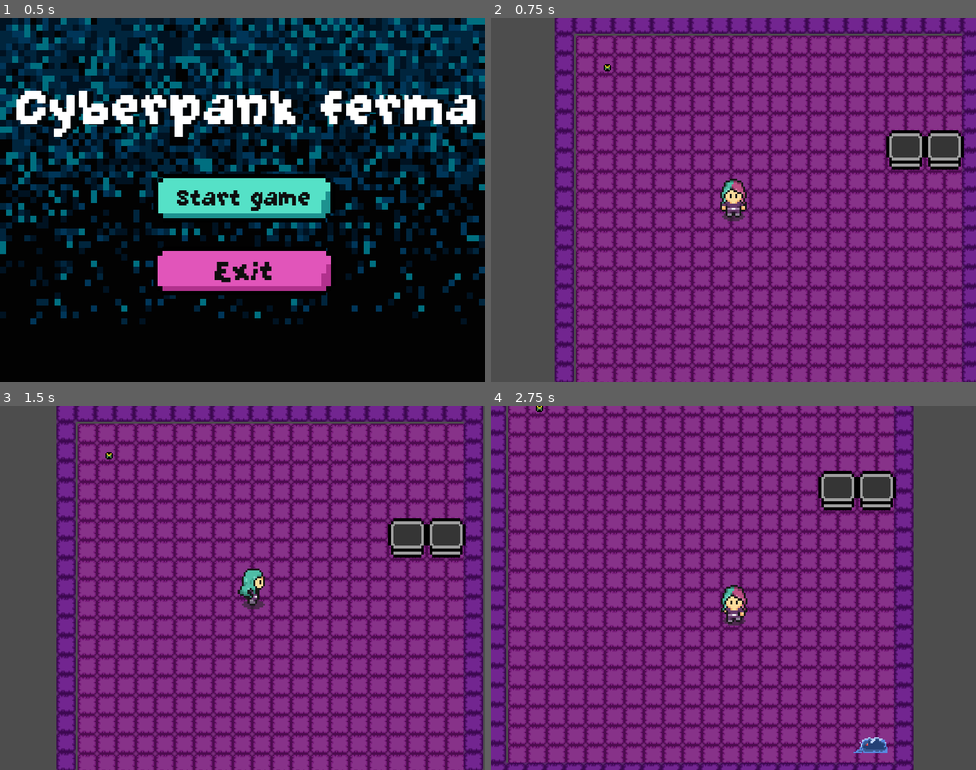
Above: before the commit, frames 1-4 (two rows, left to right).
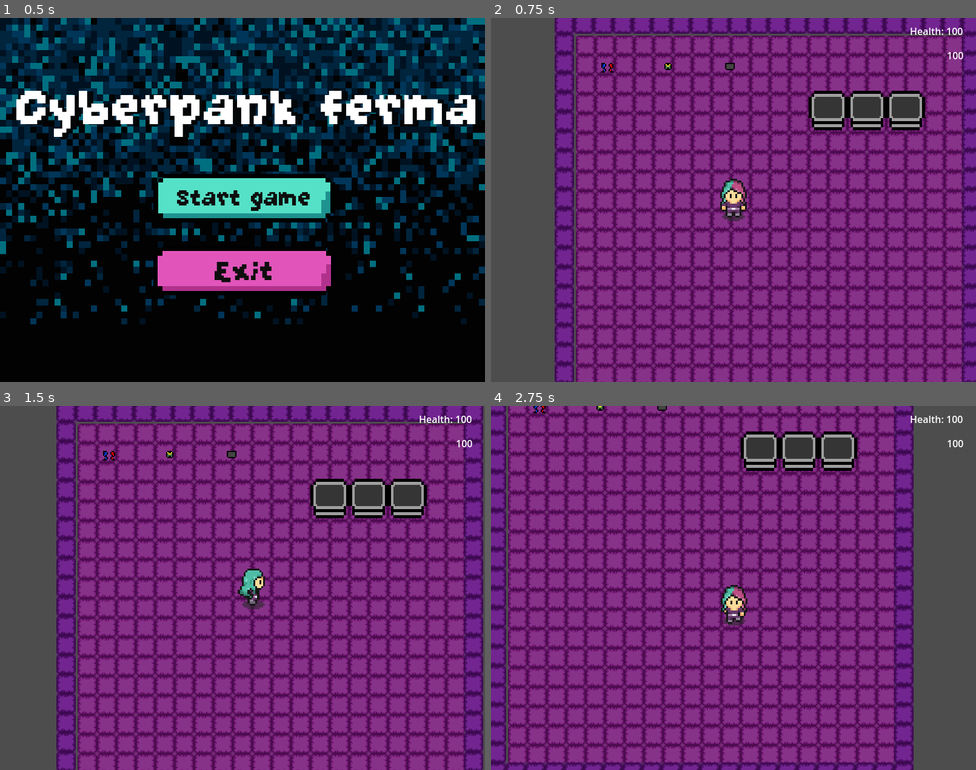
Above: after the commit, the same moments.

Repository: Oxy083612/sandbox-gamejam
Game: Godot game, scene res://scenes/ui/menu/main_menu.tscn
Two runs of this game, one before a commit and one after it. Both use one fixed random seed, a clock stepped at 60 frames per second and the inputs below.
Inputs (mouse positions are in pixels of both pictures, inside the frame that each line leads up to):
- Up to frame 1 (0.5 s): no input
- Up to frame 2 (0.75 s): click "Start game" at 0.5 s
- Up to frame 3 (1.5 s): tap Enter at 1.25 s; move the mouse to (349, 569) at 1.27 s; hold D (move_right) from 1.28 s (still down); tap E (interaction) at 1.35 s; click (349, 569) at 1.42 s
- Up to frame 4 (2.75 s): move the mouse to (636, 606) at 2.02 s; release D (move_right) at 2.03 s; hold S (move_down) from 2.03 s (still down); tap E (interaction) at 2.1 s; click (636, 606) at 2.17 s

Frame 1 is identical in both runs. In frame 2, 4.2% of the frame differs, in the area x 22-98%, y 2-42%; in frame 3, 4.2%; in frame 4, 4.4%, in the area x 8-98%, y 0-96%.

Commit message:
Naprawa#2

Diff:
--- a/_autoload/GlobalTime.gd
+++ b/_autoload/GlobalTime.gd
@@ -10,27 +10,17 @@
 	night_tint.visible = false
 	timer.autostart = true
 
+func _toggle_day_night():
+	is_day = not is_day
 	if is_day:
 		night_tint.visible = false
 		print(">>> DZIEN <<<")
 		timer.start(10)
 	else:
+		day_night_changed.emit()
 		night_tint.visible = true
 		print(">>> NOC <<<")
-		timer.start(60)
-
-func _toggle_day_night():
-	is_day = not is_day
-	day_night_changed.emit()
-
-	if is_day:
-		night_tint.visible = false
-		print(">>> DZIEN <<<")
-		timer.start(10)
-	else:
-		night_tint.visible = true
-		print(">>> NOC <<<")
-		timer.start(60)
+		timer.start(5)
 
 func _on_timer_timeout() -> void:
 	_toggle_day_night()
--- a/_autoload/GlobalTime.tscn
+++ b/_autoload/GlobalTime.tscn
@@ -14,7 +14,7 @@
 color = Color(0.101960786, 0, 0.24705882, 0.34509805)
 
 [node name="Timer" type="Timer" parent="."]
-wait_time = 2.0
+wait_time = 15.0
 autostart = true
 
 [connection signal="timeout" from="Timer" to="." method="_on_timer_timeout"]
--- /dev/null
+++ b/assets/ui/HUD.tscn
@@ -0,0 +1,54 @@
+[gd_scene load_steps=2 format=3 uid="uid://cvdx0jmkaf3jt"]
+
+[ext_resource type="Texture2D" uid="uid://dxq2ttrx1r6wd" path="res://assets/monetka.png" id="1_hbkq3"]
+
+[node name="HUD" type="CanvasLayer"]
+
+[node name="HealthContainer" type="MarginContainer" parent="."]
+anchors_preset = 15
+anchor_right = 1.0
+anchor_bottom = 1.0
+offset_left = -1.0
+offset_top = 10.0
+offset_right = -21.0
+offset_bottom = -567.0
+grow_horizontal = 2
+grow_vertical = 2
+size_flags_horizontal = 3
+size_flags_vertical = 3
+
+[node name="Label" type="Label" parent="HealthContainer"]
+clip_contents = true
+layout_mode = 2
+text = "Health: 100"
+horizontal_alignment = 2
+vertical_alignment = 3
+
+[node name="Gold container" type="MarginContainer" parent="."]
+anchors_preset = 15
+anchor_right = 1.0
+anchor_bottom = 1.0
+offset_top = 50.0
+offset_right = -20.0
+offset_bottom = -527.0
+grow_horizontal = 2
+grow_vertical = 2
+
+[node name="Label" type="Label" parent="Gold container"]
+layout_direction = 3
+layout_mode = 2
+text = "100"
+
+[node name="GoldIconContainer" type="MarginContainer" parent="."]
+anchors_preset = -1
+offset_left = 856.0
+offset_top = 47.0
+offset_right = 888.0
+offset_bottom = 79.0
+
+[node name="GoldIcon" type="TextureRect" parent="GoldIconContainer"]
+layout_mode = 2
+size_flags_horizontal = 0
+size_flags_vertical = 0
+texture = ExtResource("1_hbkq3")
+stretch_mode = 2
--- a/scenes/inventory/inventory.gd
+++ b/scenes/inventory/inventory.gd
@@ -16,3 +16,17 @@
 			emptySlots[0].item = item
 			emptySlots[0].amount = 1
 	update.emit()
+
+func remove_by_name(item_name: String) -> bool:
+	var matching_slots := slots.filter(
+		func(slot):
+			return slot != null and slot.item != null and slot.item.name == item_name
+	)
+	if matching_slots.is_empty():
+		return false
+	var slot: InventorySlot = matching_slots[0] as InventorySlot
+	slot.amount = max(slot.amount - 1, 0)
+	if slot.amount == 0:
+		slot.item = null
+	update.emit()
+	return true
--- a/scenes/inventory/inventory_ui.gd
+++ b/scenes/inventory/inventory_ui.gd
@@ -6,14 +6,20 @@
 
 var is_open = false
 
+signal clicked(item)
+
+
 func _ready():
+
+	for slot in slots:
+		slot.connect("clicked", _on_slot_clicked)
+
 	inventory.update.connect(update_slots)
 	update_slots()
 	close()
 
 func _process(_delta):
 	if Input.is_action_just_pressed("open_inventory"):
-		print("yo")
 		if is_open:
 			close()
 		else:
@@ -30,3 +36,8 @@
 func update_slots():
 	for i in range(min(inventory.slots.size(), slots.size())):
 		slots[i].update(inventory.slots[i])
+
+func _on_slot_clicked(item_name):
+	if item_name:
+		emit_signal("clicked", item_name)
+	return
--- a/scenes/inventory/inventory_ui.tscn
+++ b/scenes/inventory/inventory_ui.tscn
@@ -71,3 +71,5 @@
 
 [node name="Inventory_UI_slot12" parent="NinePatchRect/GridContainer" instance=ExtResource("3_8ojme")]
 layout_mode = 2
+
+[connection signal="clicked" from="." to="NinePatchRect/GridContainer/Inventory_UI_slot" method="_on_inventory_ui_clicked"]
--- a/scenes/inventory/inventory_ui_slot.gd
+++ b/scenes/inventory/inventory_ui_slot.gd
@@ -2,17 +2,26 @@
 
 @onready var item_visual: Sprite2D = $CenterContainer/Panel/item_display
 @onready var amount_text: Label = $CenterContainer/Panel/item_display/Label
+var item_name = null
+signal clicked(item_name: String)
 
 func update(slot: InventorySlot):
 	if slot == null:
 		item_visual.visible = false
 		amount_text.visible = false
+		item_name = null
 		return
 	if !slot.item:
 		item_visual.visible = false
 		amount_text.visible = false
+		item_name = null
 	else:
 		item_visual.visible = true
 		item_visual.texture = slot.item.texture
+		item_name = slot.item.name
 		amount_text.visible = true
 		amount_text.text = str(slot.amount)
+
+func _gui_input(event: InputEvent) -> void:
+	if event is InputEventMouseButton and event.pressed and event.button_index == MOUSE_BUTTON_LEFT:
+		emit_signal("clicked", item_name)
--- a/scenes/items/battery.tres
+++ /dev/null
@@ -1,10 +0,0 @@
-[gd_resource type="Resource" script_class="InvItem" load_steps=3 format=3 uid="uid://chmvgllu83w1w"]
-
-[ext_resource type="Script" uid="uid://ce20qijrxy470" path="res://scenes/item/invItem.gd" id="1_cghc8"]
-[ext_resource type="Texture2D" uid="uid://b48jmbsm2664x" path="res://icon.svg" id="2_6qmm6"]
-
-[resource]
-script = ExtResource("1_cghc8")
-name = "battery"
-texture = ExtResource("2_6qmm6")
-metadata/_custom_type_script = "uid://ce20qijrxy470"
--- /dev/null
+++ b/scenes/items/cables.tres
@@ -0,0 +1,10 @@
+[gd_resource type="Resource" script_class="InvItem" load_steps=3 format=3 uid="uid://dh5pymbrxqmht"]
+
+[ext_resource type="Script" uid="uid://ce20qijrxy470" path="res://scenes/item/invItem.gd" id="1_tuvd6"]
+[ext_resource type="Texture2D" uid="uid://dsu2ijbg18kf" path="res://assets/items/ikonka_kable.png" id="2_rs1vs"]
+
+[resource]
+script = ExtResource("1_tuvd6")
+name = "cables"
+texture = ExtResource("2_rs1vs")
+metadata/_custom_type_script = "uid://ce20qijrxy470"
--- /dev/null
+++ b/scenes/items/sd.tres
@@ -0,0 +1,10 @@
+[gd_resource type="Resource" script_class="InvItem" load_steps=3 format=3 uid="uid://hw6u6kuqr6m8"]
+
+[ext_resource type="Script" uid="uid://ce20qijrxy470" path="res://scenes/item/invItem.gd" id="1_7e4fd"]
+[ext_resource type="Texture2D" uid="uid://whpc6jy7jkyv" path="res://assets/items/ikonka_karta_sd.png" id="2_3til4"]
+
+[resource]
+script = ExtResource("1_7e4fd")
+name = "sd"
+texture = ExtResource("2_3til4")
+metadata/_custom_type_script = "uid://ce20qijrxy470"
--- a/scenes/items/seed_cable.tres
+++ /dev/null
@@ -1,10 +0,0 @@
-[gd_resource type="Resource" script_class="InvItem" load_steps=3 format=3 uid="uid://dp6tjebkyr6ml"]
-
-[ext_resource type="Script" uid="uid://ce20qijrxy470" path="res://scenes/item/invItem.gd" id="1_4dctb"]
-[ext_resource type="Texture2D" uid="uid://dsu2ijbg18kf" path="res://assets/items/ikonka_kable.png" id="2_v3gnx"]
-
-[resource]
-script = ExtResource("1_4dctb")
-name = "cable"
-texture = ExtResource("2_v3gnx")
-metadata/_custom_type_script = "uid://ce20qijrxy470"
--- /dev/null
+++ b/scenes/items/seed_cables.tres
@@ -0,0 +1,10 @@
+[gd_resource type="Resource" script_class="InvItem" load_steps=3 format=3 uid="uid://dp6tjebkyr6ml"]
+
+[ext_resource type="Script" uid="uid://ce20qijrxy470" path="res://scenes/item/invItem.gd" id="1_svqa7"]
+[ext_resource type="Texture2D" uid="uid://pvrmhcyj45h7" path="res://assets/items/nasionko_kable.png" id="2_svqa7"]
+
+[resource]
+script = ExtResource("1_svqa7")
+name = "seed_cables"
+texture = ExtResource("2_svqa7")
+metadata/_custom_type_script = "uid://ce20qijrxy470"
--- a/scenes/items/seed_pendrive.tres
+++ b/scenes/items/seed_pendrive.tres
@@ -1,10 +1,10 @@
 [gd_resource type="Resource" script_class="InvItem" load_steps=3 format=3 uid="uid://dwdejby24hoja"]
 
 [ext_resource type="Script" uid="uid://ce20qijrxy470" path="res://scenes/item/invItem.gd" id="1_fkat8"]
-[ext_resource type="Texture2D" uid="uid://v2ojidp6kxki" path="res://assets/items/nasionko_usb.png" id="2_e0qt3"]
+[ext_resource type="Texture2D" uid="uid://dcppgl67xh1e" path="res://assets/items/nasionko_karta_sd.png" id="2_e0qt3"]
 
 [resource]
 script = ExtResource("1_fkat8")
-name = "usb"
+name = "seed_sd"
 texture = ExtResource("2_e0qt3")
 metadata/_custom_type_script = "uid://ce20qijrxy470"
--- a/scenes/items/seed_sd.tres
+++ b/scenes/items/seed_sd.tres
@@ -1,10 +1,10 @@
 [gd_resource type="Resource" script_class="InvItem" load_steps=3 format=3 uid="uid://dh4ve8vtgwy7b"]
 
 [ext_resource type="Script" uid="uid://ce20qijrxy470" path="res://scenes/item/invItem.gd" id="1_nbdur"]
-[ext_resource type="Texture2D" uid="uid://dcppgl67xh1e" path="res://assets/items/nasionko_karta_sd.png" id="2_3pi2s"]
+[ext_resource type="Texture2D" uid="uid://v2ojidp6kxki" path="res://assets/items/nasionko_usb.png" id="2_3pi2s"]
 
 [resource]
 script = ExtResource("1_nbdur")
-name = "sd"
+name = "seed_usb"
 texture = ExtResource("2_3pi2s")
 metadata/_custom_type_script = "uid://ce20qijrxy470"
--- /dev/null
+++ b/scenes/items/usb.tres
@@ -0,0 +1,10 @@
+[gd_resource type="Resource" script_class="InvItem" load_steps=3 format=3 uid="uid://dw5f804famga7"]
+
+[ext_resource type="Script" uid="uid://ce20qijrxy470" path="res://scenes/item/invItem.gd" id="1_p0xlj"]
+[ext_resource type="Texture2D" uid="uid://bupjcp6kq724i" path="res://assets/items/ikonka_usb.png" id="2_mte7c"]
+
+[resource]
+script = ExtResource("1_p0xlj")
+name = "usb"
+texture = ExtResource("2_mte7c")
+metadata/_custom_type_script = "uid://ce20qijrxy470"
--- a/scenes/plants/plant.gd
+++ b/scenes/plants/plant.gd
@@ -1,45 +1,91 @@
-class_name Plant  # <--- BEST PRACTICE: Gives your node a strict type
 extends Node2D
+
+class_name Plant
 
 @onready var sprite = $AnimatedSprite2D
 @onready var area_2d = $Area2D
 @onready var label = $Label
 
-var current_stage: int = 0
+const MAX_STAGE = 4
+var current_stage: int = -1
 var is_harvestable: bool = false
+var is_player_in_area: bool = false
+var playerBody: Player = null
 
 func _ready():
-	print("uaua")
 	GlobalTime.connect("day_night_changed", _update_growth)
 	label.visible = false
 	sprite.play("empty")
 	sprite.pause()
 
+func _process(_delta):
+	if is_player_in_area:
+		label_logic()
+
 func _update_growth():
-	if(sprite.animation == "empty"):
-		pass
-	if current_stage < 3:
+	print("CURRENT STAGE: " + str(current_stage))
+
+
+	if current_stage < MAX_STAGE and current_stage >= 0:
 		current_stage += 1
+
 	sprite.frame = current_stage
 	sprite.pause()
-	if current_stage == 3:
-		is_harvestable = true
-		pass
 
 func plant(name: String):
 	sprite.play(name)
-	sprite.frame = 1
-	sprite.pause()
+	sprite.stop()
+	current_stage = 0
+	sprite.frame = current_stage
 
-func harvest():
-	sprite.play("empty")
-	sprite.pause()
-	current_stage = 0
+
+func harvest() -> InvItem:
+	var item: InvItem = null
+	match sprite.animation:
+		"cables":
+			item = load("res://scenes/items/cables.tres")
+		"usb":
+			item = load("res://scenes/items/usb.tres")
+		"sd":
+			item = load("res://scenes/items/sd.tres")
+
+	sprite.animation = "empty"
+	sprite.frame = 0
+	current_stage = -1
+	label.visible = false
+	return item
 
 func _on_area_2d_body_entered(body: Node2D) -> void:
 	if body is Player:
+		body.set_nearby_plant(self)
+		label_logic()
+
+func _on_area_2d_body_exited(body: Node) -> void:
+	if body is Player:
+		body.clear_nearby_plant(self)
+		label.visible = false
+
+func label_logic():
+	if can_plant():
 		label.visible = true
+		label.text = "PRESS `E` TO PLANT"
+		return
+	elif can_harvest():
+		label.visible = true
+		label.text = "PRESS `E` TO HARVEST"
+		return
+	else:
+		label.visible = false
 
-func _on_area_2d_body_exited(body: Node2D) -> void:
-	if body is Player:
-		label.visible = false
+func plant_seed(name: String):
+	sprite.animation = name
+	sprite.stop()
+	current_stage = 0
+	sprite.frame = 0
+	label_logic()
+
+func can_plant() -> bool:
+	return current_stage == -1
+
+func can_harvest() -> bool:
+	return current_stage >= MAX_STAGE
--- a/scenes/plants/plant.tscn
+++ b/scenes/plants/plant.tscn
@@ -1,9 +1,10 @@
-[gd_scene load_steps=18 format=3 uid="uid://bxelc604meg8q"]
+[gd_scene load_steps=25 format=3 uid="uid://bxelc604meg8q"]
 
 [ext_resource type="Script" uid="uid://blnrgy65j3kt2" path="res://scenes/plants/plant.gd" id="1_2vmhr"]
 [ext_resource type="Texture2D" uid="uid://cblvtjnai5m3k" path="res://assets/plants/roslina_kable_animation.png" id="2_2vmhr"]
 [ext_resource type="Texture2D" uid="uid://db6u6833of8ue" path="res://assets/plants/roslina_puste.png" id="3_bhq02"]
 [ext_resource type="Texture2D" uid="uid://bbux804rob00s" path="res://assets/plants/roslina_karta_sd_animation.png" id="4_12g6i"]
+[ext_resource type="Texture2D" uid="uid://cqh5hwrum3vw1" path="res://assets/plants/drzewko_usb.png" id="5_60kwi"]
 
 [sub_resource type="AtlasTexture" id="AtlasTexture_nb4ve"]
 atlas = ExtResource("2_2vmhr")
@@ -37,6 +38,10 @@
 atlas = ExtResource("4_12g6i")
 region = Rect2(32, 0, 32, 32)
 
+[sub_resource type="AtlasTexture" id="AtlasTexture_60kwi"]
+atlas = ExtResource("4_12g6i")
+region = Rect2(32, 0, 32, 32)
+
 [sub_resource type="AtlasTexture" id="AtlasTexture_idsvb"]
 atlas = ExtResource("4_12g6i")
 region = Rect2(0, 32, 32, 32)
@@ -44,6 +49,26 @@
 [sub_resource type="AtlasTexture" id="AtlasTexture_11wwj"]
 atlas = ExtResource("4_12g6i")
 region = Rect2(32, 32, 32, 32)
+
+[sub_resource type="AtlasTexture" id="AtlasTexture_g70g8"]
+atlas = ExtResource("5_60kwi")
+region = Rect2(0, 32, 32, 32)
+
+[sub_resource type="AtlasTexture" id="AtlasTexture_cxa8a"]
+atlas = ExtResource("5_60kwi")
+region = Rect2(32, 32, 32, 32)
+
+[sub_resource type="AtlasTexture" id="AtlasTexture_qtb4r"]
+atlas = ExtResource("5_60kwi")
+region = Rect2(64, 32, 32, 32)
+
+[sub_resource type="AtlasTexture" id="AtlasTexture_j630d"]
+atlas = ExtResource("5_60kwi")
+region = Rect2(96, 32, 32, 32)
+
+[sub_resource type="AtlasTexture" id="AtlasTexture_vcma3"]
+atlas = ExtResource("5_60kwi")
+region = Rect2(128, 32, 32, 32)
 
 [sub_resource type="SpriteFrames" id="SpriteFrames_qljma"]
 animations = [{
@@ -83,13 +108,36 @@
 "texture": SubResource("AtlasTexture_vhw57")
 }, {
 "duration": 1.0,
+"texture": SubResource("AtlasTexture_60kwi")
+}, {
+"duration": 1.0,
 "texture": SubResource("AtlasTexture_idsvb")
 }, {
 "duration": 1.0,
 "texture": SubResource("AtlasTexture_11wwj")
 }],
 "loop": true,
-"name": &"sd_card",
+"name": &"sd",
+"speed": 5.0
+}, {
+"frames": [{
+"duration": 1.0,
+"texture": SubResource("AtlasTexture_g70g8")
+}, {
+"duration": 1.0,
+"texture": SubResource("AtlasTexture_cxa8a")
+}, {
+"duration": 1.0,
+"texture": SubResource("AtlasTexture_qtb4r")
+}, {
+"duration": 1.0,
+"texture": SubResource("AtlasTexture_j630d")
+}, {
+"duration": 1.0,
+"texture": SubResource("AtlasTexture_vcma3")
+}],
+"loop": true,
+"name": &"usb",
 "speed": 5.0
 }]
 
@@ -103,12 +151,12 @@
 script = ExtResource("1_2vmhr")
 
 [node name="AnimatedSprite2D" type="AnimatedSprite2D" parent="."]
-z_index = 90
+z_index = 1
 texture_filter = 1
 position = Vector2(0, 3.8146973e-06)
 scale = Vector2(1.1437501, 1.2375001)
 sprite_frames = SubResource("SpriteFrames_qljma")
-animation = &"empty"
+animation = &"usb"
 
 [node name="Area2D" type="Area2D" parent="."]
 position = Vector2(0, -4)
--- a/scenes/player/player_logic.gd
+++ b/scenes/player/player_logic.gd
@@ -7,16 +7,21 @@
 @onready var sprite: AnimatedSprite2D = $AnimatedSprite2D
 @onready var area_2d: Area2D = $Area2D
 
+@onready var inventoryUI: Control = $Inventory_UI
+@export var inventory: Inventory
+
+var nearby_plant: Plant = null
 
 enum DIRECTION {front, right, back, left}
 var dir = DIRECTION.front
-@export var item_held = null
 var can_get_items = false
+var is_blocked = false
 
-@export var inventory: Inventory
 
 func _physics_process(_delta: float) -> void:
 	var input_direction = Input.get_vector("move_left", "move_right", "move_up", "move_down")
+	if inventoryUI.is_open:
+		return
 	if(input_direction[0] > 0 and velocity != Vector2.ZERO):
 		sprite.play("walk_right")
 		dir = DIRECTION.right
@@ -45,28 +50,95 @@
 
 func _on_area_2d_body_entered(_body) -> void:
 	pass
-	#emit_signal("show_item", body.get_instance_id())
-	#if not can_get_items:
-		#return
-	#if item_held == null and body != table:
-		#item_held = body.item_name
-		#label_desc.text = "Return the item to the table"
-		#emit_signal("destroy_item", body.get_instance_id())
-	#elif item_held != null and body == table:
-		#Equipment.add_item(item_held)
-		#label_desc.text = ""
-		#item_held = null
 
 func _on_area_2d_body_exited(_body) -> void:
 	pass
 	#emit_signal("hide_item", body.get_instance_id())
 
 func _input(_event):
-	pass
-	#if event.is_action_pressed("pick_up"):
-		#can_get_items = true
-	#elif event.is_action_released("pick_up"):
-		#can_get_items = false
+	if _event is InputEventKey and _event.pressed and not _event.echo:
+		if Input.is_action_just_pressed("interaction"):
+			if inventoryUI.is_open:
+				inventoryUI.close()
+			else:
+				_try_interact_with_plant()
+
+func set_nearby_plant(p: Plant):
+	nearby_plant = p
+
+func clear_nearby_plant(p: Plant):
+	if nearby_plant == p:
+		nearby_plant = null
+
+func _try_interact_with_plant():
+	if nearby_plant == null:
+		return
+
+	if nearby_plant.can_harvest():
+		var item: InvItem = nearby_plant.harvest()
+		if item != null:
+			inventory.insert(item)
+		return
+
+	if nearby_plant.can_plant():
+		_start_planting_flow(nearby_plant)
+
+func _start_planting_flow(plant: Plant):
+	if inventoryUI.is_open:
+		return
+	inventoryUI.open()
+	is_blocked = true
+	if inventoryUI.is_connected("clicked", _on_inventory_selected_for_plant):
+		inventoryUI.disconnect("clicked", _on_inventory_selected_for_plant)
+	inventoryUI.connect("clicked", _on_inventory_selected_for_plant)
+
+func _on_inventory_selected_for_plant(item_name: String):
+	if nearby_plant == null:
+		return
+
+	if item_name.begins_with("seed_"):
+		var anim = item_name.replace("seed_", "")
+		nearby_plant.plant_seed(anim)
+		inventory.remove_by_name(item_name)
+		inventoryUI.close()
+		is_blocked = false
+		if inventoryUI.is_connected("clicked", _on_inventory_selected_for_plant):
+			inventoryUI.disconnect("clicked", _on_inventory_selected_for_plant)
+		return
+
+	if nearby_plant.can_harvest():
+		var harvested_item: InvItem = nearby_plant.harvest()
+		if harvested_item:
+			inventory.insert(harvested_item)
+			inventoryUI.close()
+			is_blocked = false
+			return
+
+		print("Ten przedmiot nie może zostać użyty na tej roślinie.")
 
 func collect(item: InvItem):
 	inventory.insert(item)
+
+#	Player health implementation
+var player_current_health: int = 100
+var max_player_health: int = 100
+var min_player_health: int = 0
+
+func add_health(health_amount: int) -> void:
+	if player_current_health + health_amount > max_player_health:
+		player_current_health = max_player_health
+	else:
+		player_current_health += health_amount
+	print("Current player health: ", player_current_health)
+
+#	Function returns state of player using bool value
+func decrease_health(healthAmount: int) -> bool:
+	var is_player_alive: bool = true
+	if player_current_health - healthAmount <= min_player_health:
+		player_current_health = min_player_health
+		is_player_alive = false
+	else:
+		player_current_health -= healthAmount
+	print("Current player health: ", player_current_health)
+	print("Is player alive: ", is_player_alive)
+	return is_player_alive
--- a/scenes/start_map/startowa_mapa.tscn
+++ b/scenes/start_map/startowa_mapa.tscn
@@ -1,11 +1,13 @@
-[gd_scene load_steps=11 format=4 uid="uid://nm13it4x7y4f"]
+[gd_scene load_steps=13 format=4 uid="uid://nm13it4x7y4f"]
 
 [ext_resource type="Texture2D" uid="uid://jpignsm2d5t3" path="res://assets/tilesets/tile.png" id="1_gj2po"]
 [ext_resource type="PackedScene" uid="uid://d3yjtxv0lq318" path="res://scenes/player/player.tscn" id="2_ioq07"]
-[ext_resource type="PackedScene" uid="uid://bpratturiilli" path="res://scenes/enemy/enemy.tscn" id="3_g10uf"]
 [ext_resource type="PackedScene" uid="uid://bxelc604meg8q" path="res://scenes/plants/plant.tscn" id="4_q8ltl"]
+[ext_resource type="Resource" uid="uid://dp6tjebkyr6ml" path="res://scenes/items/seed_cables.tres" id="4_reuv0"]
 [ext_resource type="PackedScene" uid="uid://djfq4llaakx3l" path="res://scenes/item/item.tscn" id="5_f3sbe"]
+[ext_resource type="Resource" path="res://scenes/items/seed_sd.tres" id="5_oe5uy"]
 [ext_resource type="Resource" uid="uid://dwdejby24hoja" path="res://scenes/items/seed_pendrive.tres" id="6_reuv0"]
+[ext_resource type="PackedScene" uid="uid://cvdx0jmkaf3jt" path="res://assets/ui/HUD.tscn" id="8_0mi2f"]
 
 [sub_resource type="TileSetAtlasSource" id="TileSetAtlasSource_ioq07"]
 texture = ExtResource("1_gj2po")
@@ -54,16 +56,28 @@
 
 [node name="decoration" type="TileMapLayer" parent="startowa_mapa"]
 
+[node name="Plant3" parent="." instance=ExtResource("4_q8ltl")]
+position = Vector2(576, 160)
+scale = Vector2(2, 2)
+
 [node name="Plant" parent="." instance=ExtResource("4_q8ltl")]
-position = Vector2(576, 225)
+position = Vector2(448, 160)
 scale = Vector2(2, 2)
 
 [node name="Plant2" parent="." instance=ExtResource("4_q8ltl")]
-position = Vector2(640, 225)
+position = Vector2(512, 160)
 scale = Vector2(2, 2)
 
 [node name="Item" parent="." instance=ExtResource("5_f3sbe")]
 position = Vector2(84, 87)
+item = ExtResource("4_reuv0")
+
+[node name="Item2" parent="." instance=ExtResource("5_f3sbe")]
+position = Vector2(184, 85)
+item = ExtResource("5_oe5uy")
+
+[node name="Item3" parent="." instance=ExtResource("5_f3sbe")]
+position = Vector2(286, 85)
 item = ExtResource("6_reuv0")
 
 [node name="Player" parent="." instance=ExtResource("2_ioq07")]
@@ -72,15 +86,4 @@
 [node name="Camera2D" type="Camera2D" parent="Player"]
 position_smoothing_enabled = true
 
-[node name="Enemy" parent="." node_paths=PackedStringArray("target") instance=ExtResource("3_g10uf")]
-position = Vector2(630, 631)
-scale = Vector2(2, 2)
-target = NodePath("../Player")
-
-[node name="CanvasLayer" type="CanvasLayer" parent="."]
-
-[node name="Container" type="Container" parent="CanvasLayer"]
-offset_left = -110.0
-offset_top = 5.0
-offset_right = 800.0
-offset_bottom = 604.0
+[node name="HUD" parent="." instance=ExtResource("8_0mi2f")]
Binary file added: assets/monetka.png
Binary file added: assets/plants/drzewko_usb.png
Binary file added: scenes/ui/monetka.png
